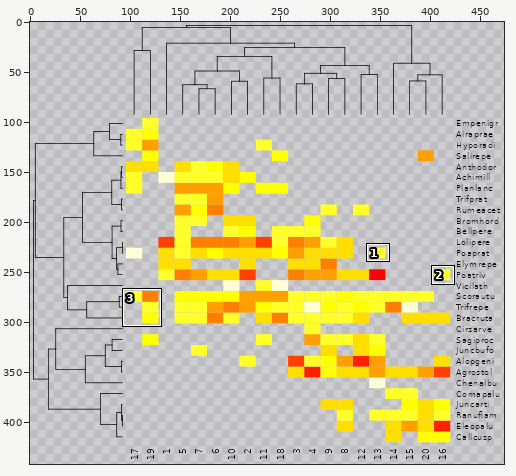
Sprite sheet: docs/reference/Rplot004.png. The first picture is a wide view before the edit; the outline marks the close-up.
Close-up. The starting point:
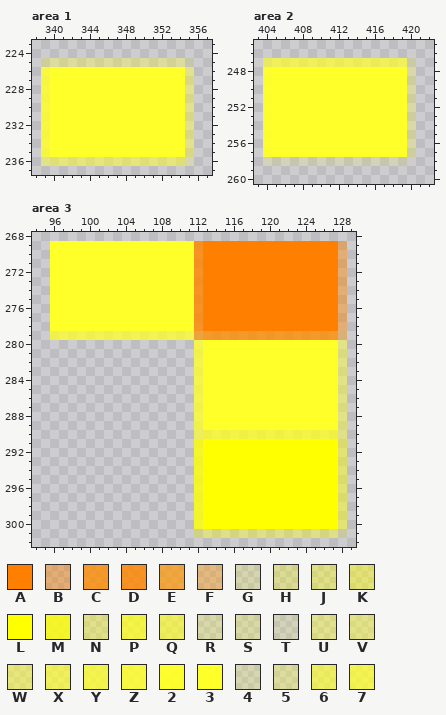
The file is 480x480 pixels. Pixels under 10% opacity are left out. Colours within 5 levels of each other are drawn and written as one. Shown: area 1: x 338..357, y 223..237; area 2: x 403..422, y 245..260; area 3: x 94..129, y 268..302. The wide view leaves out empty margins. The commit also changed other parts of the picture, which this record leaves out.
Palette (. is transparent): A #ff8000  B #ff81006d  C #ff8b00ca  D #ff8602d5  E #ff9908b9  F #ff9a0865  G #ffff0027  H #ffff0048  J #ffff005a  K #ffff006d  L #ffff00  M #ffff04ce  N #ffff1a62  P #ffff1bc0  Q #ffff1ca3  R #ffff2839  S #ffff283f  T #ffff291f  U #ffff2964  V #ffff2a6d  W #ffff2a81  X #ffff2ab0  Y #ffff2ac7  Z #ffff2ad7  2 #ffff2af8  3 #ffff2a  4 #ffff2b2f  5 #ffff2b4e  6 #ffff2ba8  7 #ffff2bc0
Pixels before, area 1, first column x 339:
225 S555555555555555T
226 Z333333333333333U
227 Z333333333333333U
228 Z333333333333333U
229 Z333333333333333U
230 Z333333333333333U
231 Z333333333333333U
232 Z333333333333333U
233 Z333333333333333U
234 Z333333333333333U
235 Z333333333333333U
236 VWWWWWWWWWWWWWWW4
Pixels before, area 2, first column x 404:
247 6XXXXXXXXXXXXXXX4
248 2333333333333333R
249 2333333333333333R
250 2333333333333333R
251 2333333333333333R
252 2333333333333333R
253 2333333333333333R
254 2333333333333333R
255 2333333333333333R
256 2333333333333333R
257 2333333333333333R
258 TTTTTTTTTTTTTTTT.
Pixels before, area 3, first column x 96:
269 3333333333333333DAAAAAAAAAAAAAAAB
270 3333333333333333DAAAAAAAAAAAAAAAB
271 3333333333333333DAAAAAAAAAAAAAAAB
272 3333333333333333DAAAAAAAAAAAAAAAB
273 3333333333333333DAAAAAAAAAAAAAAAB
274 3333333333333333DAAAAAAAAAAAAAAAB
275 3333333333333333DAAAAAAAAAAAAAAAB
276 3333333333333333DAAAAAAAAAAAAAAAB
277 3333333333333333DAAAAAAAAAAAAAAAB
278 3333333333333333DAAAAAAAAAAAAAAAB
279 7777777777777777ECCCCCCCCCCCCCCCF
280 ................Y333333333333333V
281 ................Y333333333333333V
282 ................Y333333333333333V
283 ................Y333333333333333V
284 ................Y333333333333333V
285 ................Y333333333333333V
286 ................Y333333333333333V
287 ................Y333333333333333V
288 ................Y333333333333333V
289 ................Y333333333333333V
290 ................QPPPPPPPPPPPPPPPN
291 ................MLLLLLLLLLLLLLLLK
292 ................MLLLLLLLLLLLLLLLK
293 ................MLLLLLLLLLLLLLLLK
294 ................MLLLLLLLLLLLLLLLK
295 ................MLLLLLLLLLLLLLLLK
296 ................MLLLLLLLLLLLLLLLK
297 ................MLLLLLLLLLLLLLLLK
298 ................MLLLLLLLLLLLLLLLK
299 ................MLLLLLLLLLLLLLLLK
300 ................MLLLLLLLLLLLLLLLK
301 ................HJJJJJJJJJJJJJJJG
Once edited:
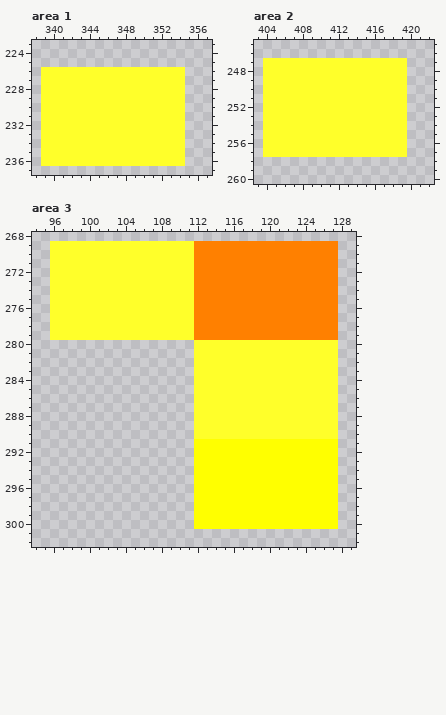
Edits made:
Changed rows in their new state; - is an unchanged pixel.
Area 1:
first column x 339:
225 .................
226 3---------------.
227 3---------------.
228 3---------------.
229 3---------------.
230 3---------------.
231 3---------------.
232 3---------------.
233 3---------------.
234 3---------------.
235 3---------------.
236 3333333333333333.
Area 2:
first column x 404:
247 3333333333333333.
248 3---------------.
249 3---------------.
250 3---------------.
251 3---------------.
252 3---------------.
253 3---------------.
254 3---------------.
255 3---------------.
256 3---------------.
257 3---------------.
258 ................-
Area 3:
first column x 96:
269 ----------------A---------------.
270 ----------------A---------------.
271 ----------------A---------------.
272 ----------------A---------------.
273 ----------------A---------------.
274 ----------------A---------------.
275 ----------------A---------------.
276 ----------------A---------------.
277 ----------------A---------------.
278 ----------------A---------------.
279 3333333333333333AAAAAAAAAAAAAAAA.
280 ----------------3---------------.
281 ----------------3---------------.
282 ----------------3---------------.
283 ----------------3---------------.
284 ----------------3---------------.
285 ----------------3---------------.
286 ----------------3---------------.
287 ----------------3---------------.
288 ----------------3---------------.
289 ----------------3---------------.
290 ----------------3333333333333333.
291 ----------------L---------------.
292 ----------------L---------------.
293 ----------------L---------------.
294 ----------------L---------------.
295 ----------------L---------------.
296 ----------------L---------------.
297 ----------------L---------------.
298 ----------------L---------------.
299 ----------------L---------------.
300 ----------------L---------------.
301 ----------------.................
Where, in picture pixels (left, top, right, bottom), the same in both close-ups:
changed: (41, 58, 194, 166)
changed: (263, 58, 416, 166)
changed: (50, 241, 347, 538)
